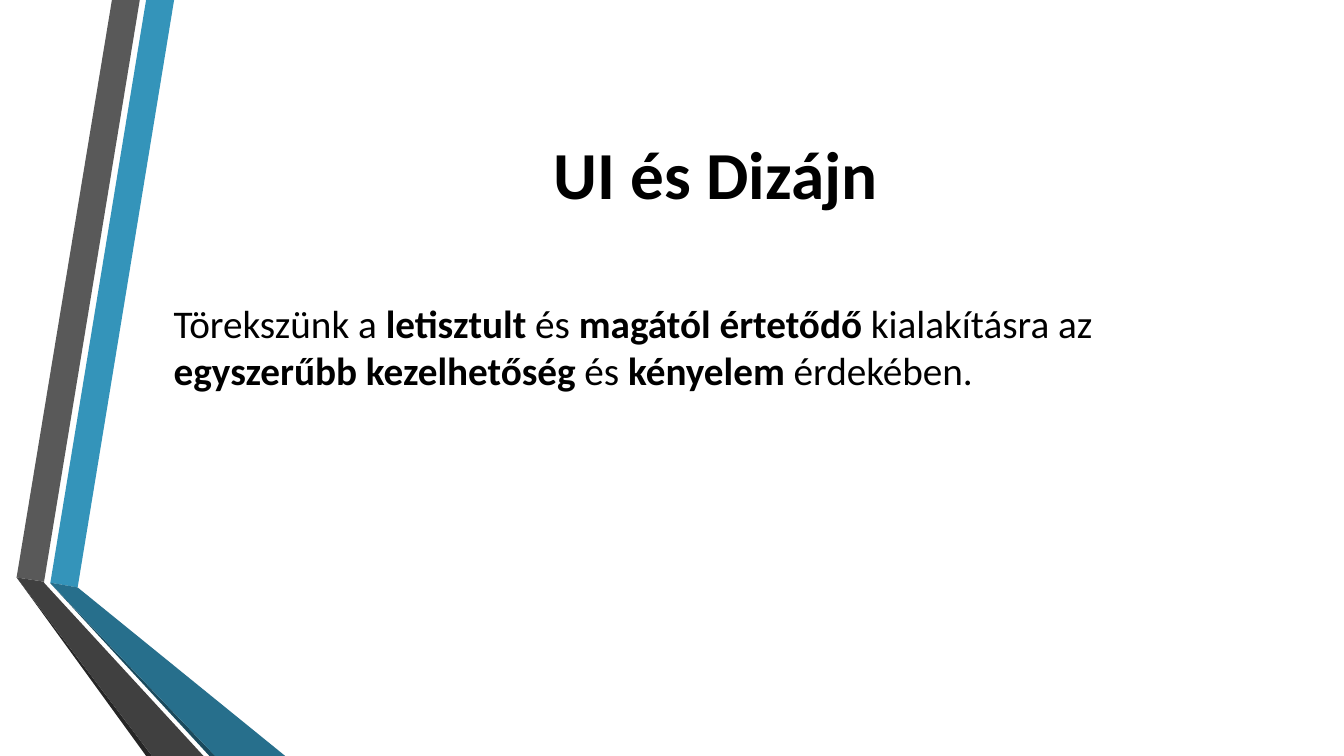
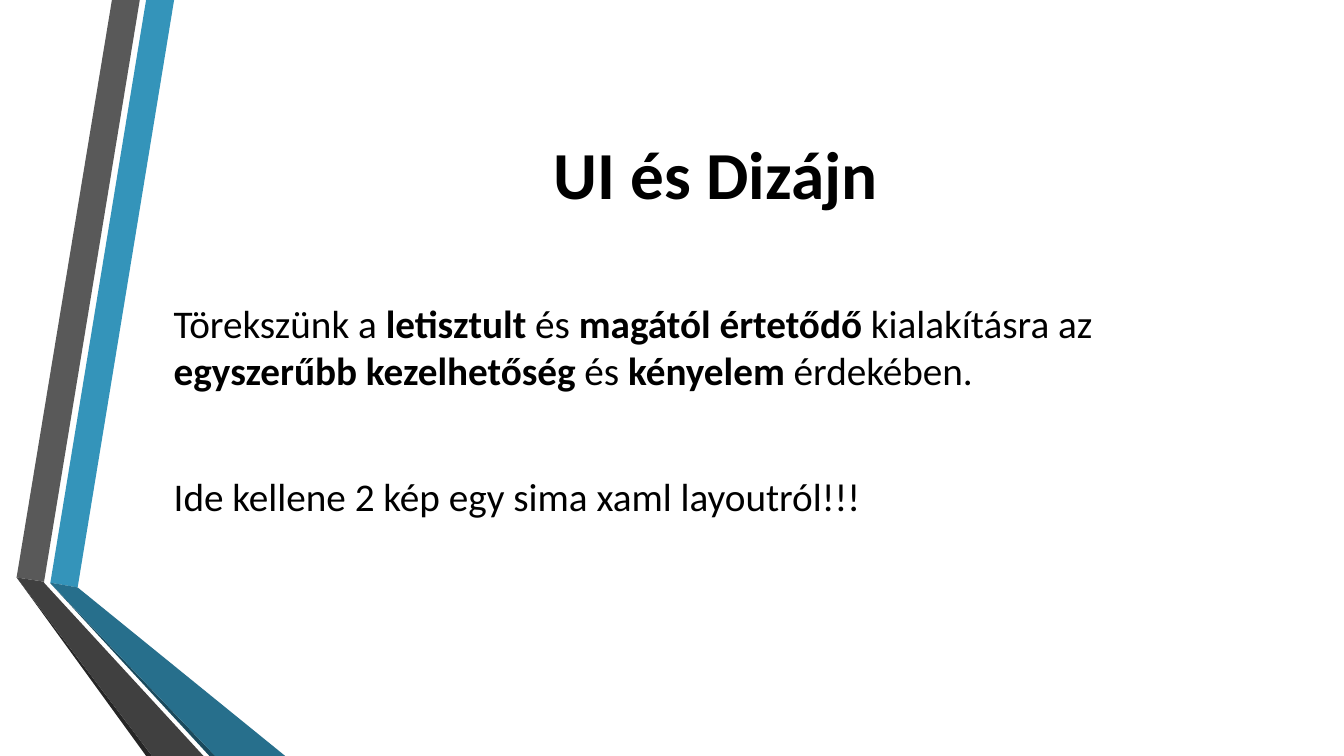
Before and after one commit to yAn2049/Aliasly-Password-Manager, a slide deck: slide 6 of Documents/Aliasly bemutató.pptx (slide 7 before the commit). Drawn at 1344x756 pixels with LibreOffice and Linux fonts; fonts in the diff are those of the drawing; background and template pictures are left out. Boxes give left, top, right and bottom in pixels: in the first picture for what was removed or moved away, otherwise in the second. Text is boxed around its words. In the diff, an @@ line names an element or a change of style, - is before the commit and + after.

```diff
--- a/Documents/Aliasly bemutató.pptx
+++ b/Documents/Aliasly bemutató.pptx
@@ text at bbox=[174, 483, 860, 518]: paragraph added @@
+Ide kellene 2 kép egy sima xaml layoutról!!!
```
Also in this commit, not shown: 5 other slides changed, 2 slides added, 2 slides removed.
